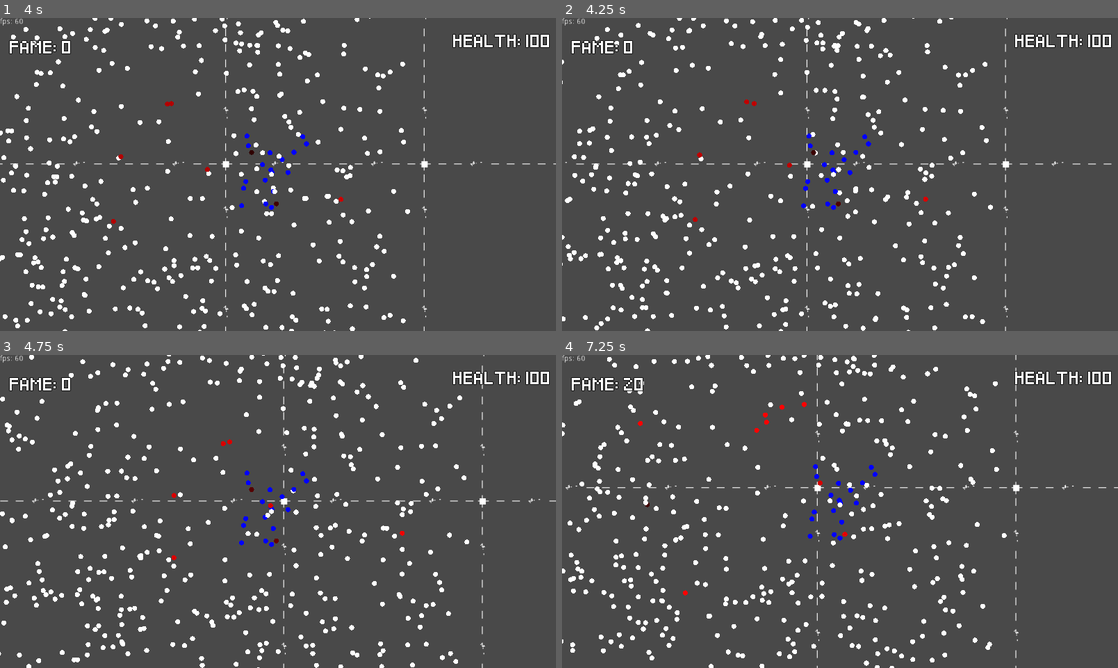
Above: before the commit, frames 1-4 (two rows, left to right).
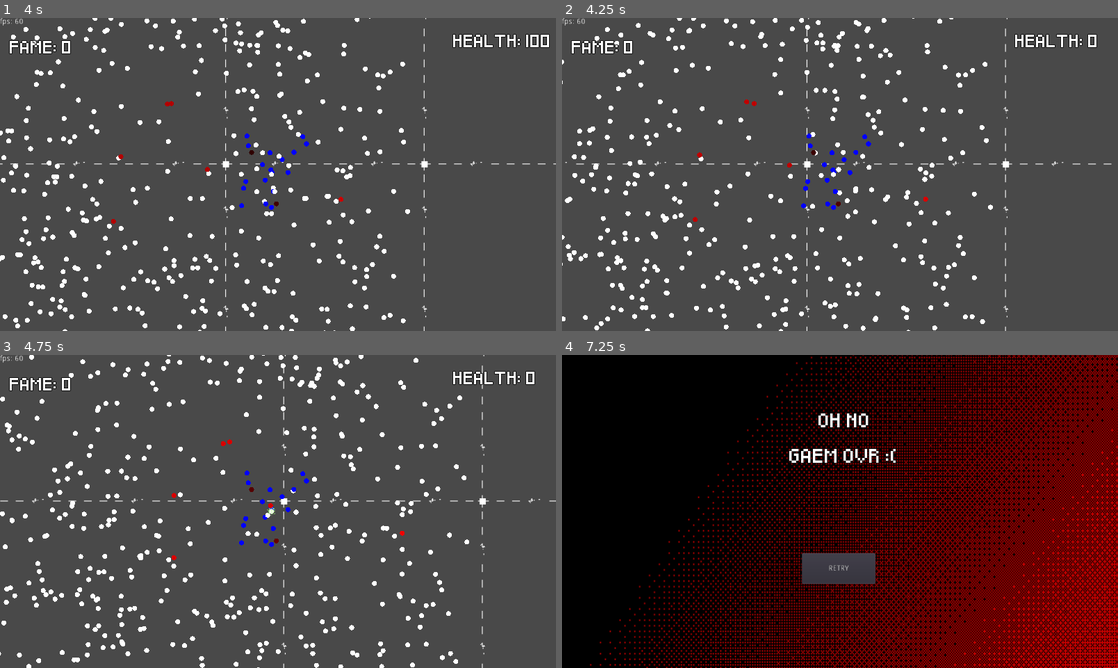
Above: after the commit, the same moments.

Repository: EliasVincent/perestroika
Game: Godot game, scene res://scenes/tests/Main.tscn
Same seed, same stepped clock (60 frames per second), same inputs: the game is played once before the commit and once after it.
Inputs:
- Up to frame 1 (4 s): tap Enter (action) at 0.5, 0.6, 1.35, 2.1, 2.85, 3.6 s; hold D (right) 0.53-1.28 s; hold S (down) 1.28-2.03 s; hold D (right) 2.03-2.78 s; hold W (up) 2.78-3.53 s; hold A (left) from 3.53 s (still down)
- Up to frame 2 (4.25 s): keep holding A (left); tap F4 (death-cheat, bound only after the commit) at 4.15 s
- Up to frame 3 (4.75 s): keep holding A (left); tap Enter (action) at 4.35 s
- Up to frame 4 (7.25 s): tap F3 (fame-cheat, bound only after the commit) at 4.9 s; release A (left) at 5.03 s; hold S (down) 5.03-5.78 s; tap Enter (action) at 5.1, 5.85, 6.6 s; hold D (right) 5.78-6.53 s; hold W (up) from 6.53 s (still down)

Frame 1 is identical in both runs. In frame 2, 0.1% of the frame differs, in the area x 95-99%, y 5-10%; in frame 3, 0.1%; in frame 4, 99%, in the area x 0-100%, y 0-100%.

Commit message:
added debug cheats

Diff:
--- a/project.godot
+++ b/project.godot
@@ -75,6 +75,16 @@
 "events": [ Object(InputEventKey,"resource_local_to_scene":false,"resource_name":"","device":0,"alt":false,"shift":false,"control":false,"meta":false,"command":false,"pressed":false,"scancode":16777221,"unicode":0,"echo":false,"script":null)
  ]
 }
+fame-cheat={
+"deadzone": 0.5,
+"events": [ Object(InputEventKey,"resource_local_to_scene":false,"resource_name":"","device":0,"alt":false,"shift":false,"control":false,"meta":false,"command":false,"pressed":false,"scancode":16777246,"unicode":0,"echo":false,"script":null)
+ ]
+}
+death-cheat={
+"deadzone": 0.5,
+"events": [ Object(InputEventKey,"resource_local_to_scene":false,"resource_name":"","device":0,"alt":false,"shift":false,"control":false,"meta":false,"command":false,"pressed":false,"scancode":16777247,"unicode":0,"echo":false,"script":null)
+ ]
+}
 
 [rendering]
 
--- a/scenes/Autoload/PlayerData.gd
+++ b/scenes/Autoload/PlayerData.gd
@@ -1,8 +1,10 @@
 extends Node
 
 export var Health: = 100
+export var StartHealth: = 100
 
 export var FAME: = 150
+export var StartFAME: = 150
 
 func play_hit_by_enemy_audio():
 	$HitByEnemyAudioPlayer.play()
--- a/scenes/tests/Main.gd
+++ b/scenes/tests/Main.gd
@@ -9,7 +9,8 @@
 signal hasDied
 
 func _ready():
-	PlayerData.Health = 100 # resets the health when retrying
+	PlayerData.FAME = PlayerData.StartFAME
+	PlayerData.Health = PlayerData.StartHealth # resets the health when retrying
 	randomize() # randomizes the seed, otherwise the RnG would always be the same
 
 	var numOfSpawns = 1000
@@ -19,7 +20,7 @@
 		enemiesFolder.add_child(grabbedInstance)
 
 func _process(delta):
-	if PlayerData.Health == 0:
+	if PlayerData.Health <= 0:
 		$AnimationPlayer.play("player_death")
 
 func playerDeath():
--- a/scenes/tests/PlayerBehaviour.gd
+++ b/scenes/tests/PlayerBehaviour.gd
@@ -58,6 +58,12 @@
 				elif randNum < 4:
 					i.mad = true
 
+	# CHEATS, DELETE BEFORE RELEASE
+	if Input.is_action_just_pressed("fame-cheat"):
+		PlayerData.FAME += 300
+	if Input.is_action_just_pressed("death-cheat"):
+		PlayerData.Health = 0
+
 	# moves the body, with the velocity as parameter
 	velocity = move_and_slide(velocity)
 
